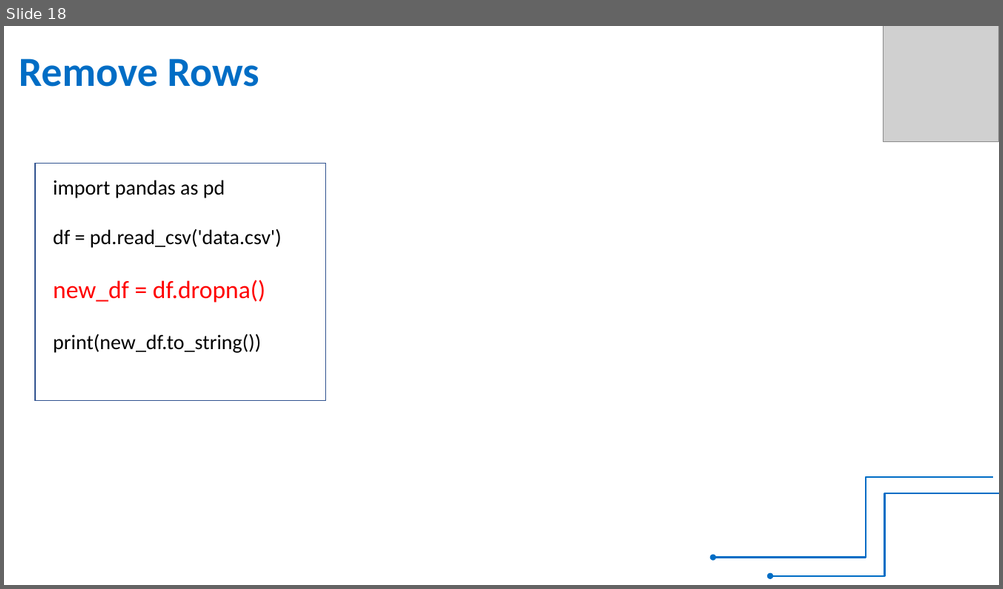
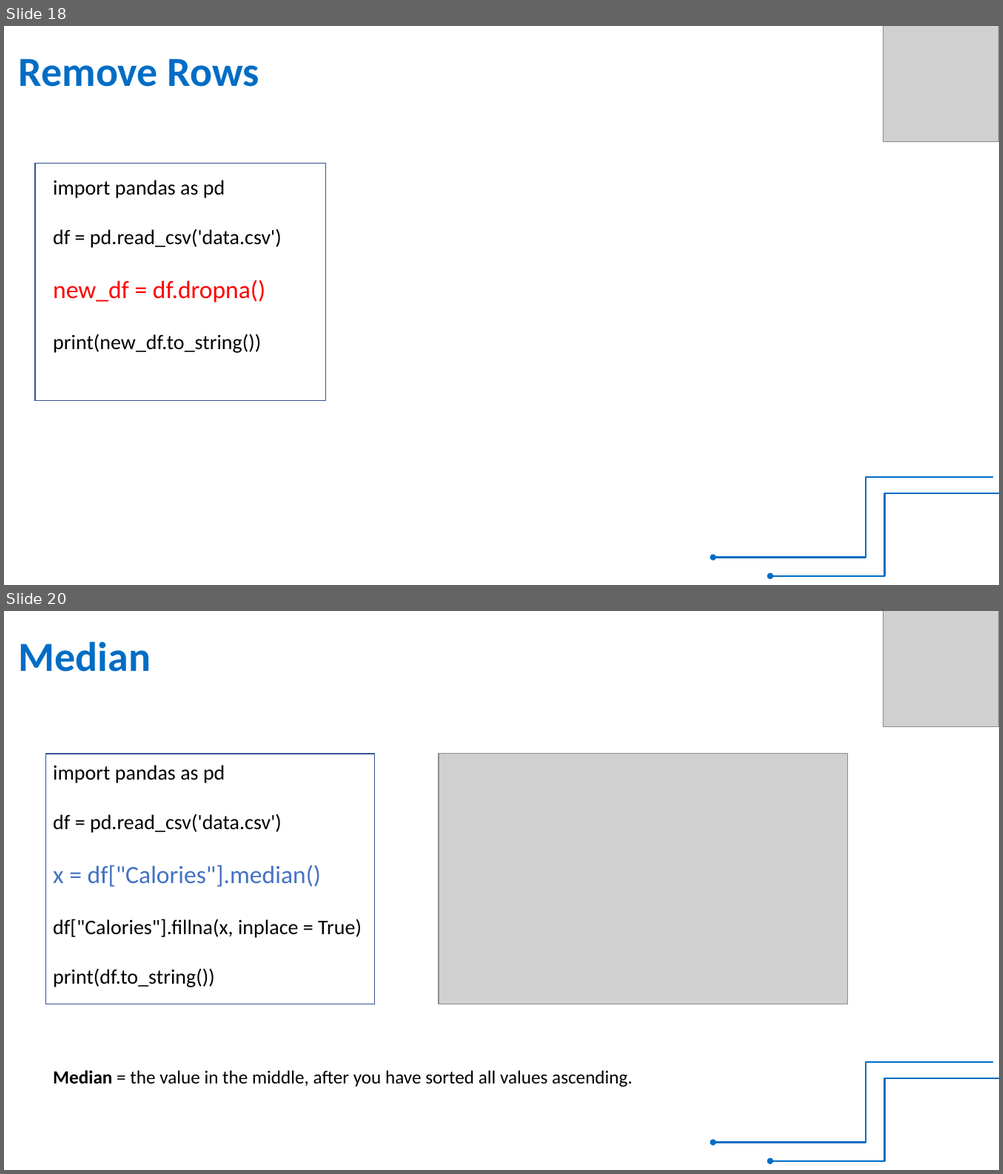
Before and after one commit to RIGTraining/PythonClass, a slide deck: pandas.pptx. Shown one above the other, each under a label of ours: slide 18 before the commit, slides 18 and 20 after it; the slides between them are not shown. The pictures are 1003x589 and 1003x1174 pixels, drawn with LibreOffice and Linux fonts; fonts in the diff are those of the drawing; grey boxes stand for pictures. Boxes give left, top, right and bottom in pixels: in the first picture for what was removed or moved away, otherwise in the second. Text is boxed around its words. In the diff, an @@ line names an element or a change of style, - is before the commit and + after.

Commit message:
pandas
pandas

```diff
--- a/pandas.pptx
+++ b/pandas.pptx
@@ slide 20 added at <box>4,611,999,1170</box>, background #FFFFFF @@
@@ picture added at <box>883,611,999,726</box> @@
@@ text added at <box>19,641,151,672</box>, 40 pt, text #006DC5, bold @@
+Median
@@ rectangle added at <box>45,754,375,1004</box>, outline #325491 1 pt @@
@@ text added at <box>53,765,361,988</box>, 20 pt, text #000000 @@
+import pandas as pd
+df = pd.read_csv('data.csv')
+x = df["Calories"].median()
+df["Calories"].fillna(x, inplace = True)
+print(df.to_string())
@@ picture added at <box>438,754,847,1004</box> @@
@@ text added at <box>53,1071,632,1088</box>, 18 pt, text #000000 @@
+Median = the value in the middle, after you have sorted all values ascending.
@@ elbow arrow added from (993, 1062) to (713, 1143), #006DC5 1.5 pt @@
@@ elbow arrow added from (999, 1079) to (770, 1162), #006DC5 1.5 pt @@
```
Also in this commit, not shown: 1 slide changed, 4 other slides added, 1 other file.
